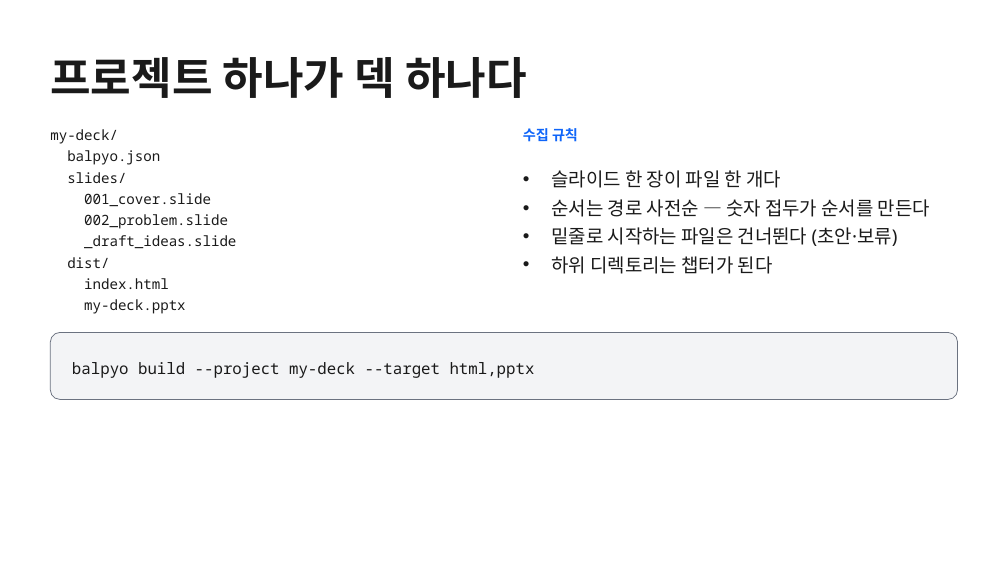
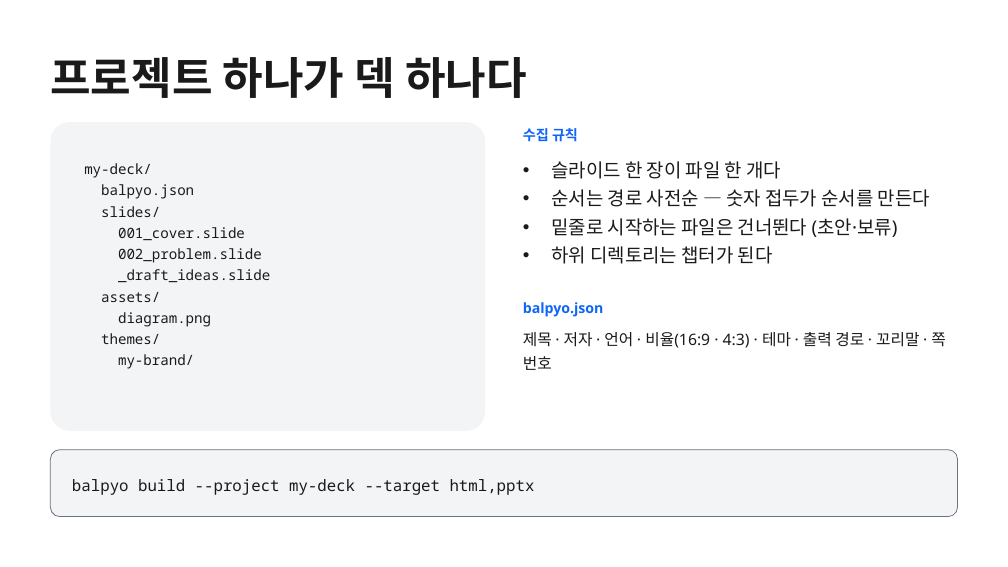
Before and after one commit to k2sebeom/balpyo, a slide deck: slide 5 of examples/showcase/decks/balpyo-intro/balpyo-소개.pptx. Drawn at 1008x567 pixels with LibreOffice and Linux fonts; fonts in the diff are those of the drawing. Boxes give left, top, right and bottom in pixels: in the first picture for what was removed or moved away, otherwise in the second. Text is boxed around its words. In the diff, an @@ line names an element or a change of style, - is before the commit and + after.

```diff
--- a/examples/showcase/decks/balpyo-intro/balpyo-소개.pptx
+++ b/examples/showcase/decks/balpyo-intro/balpyo-소개.pptx
@@ rounded rectangle "my-deck/ balpyo.json slides/ 001_cover.slide 002_problem.sli ...": place and size @@
-rounded rectangle "my-deck/ balpyo.json slides/ 001_cover.slide 002_problem.sli ..." at <box>50,129,236,314</box>
+rounded rectangle "my-deck/ balpyo.json slides/ 001_cover.slide 002_problem.sli ..." at <box>51,123,485,431</box>
@@ rounded rectangle "my-deck/ balpyo.json slides/ 001_cover.slide 002_problem.sli ..." at <box>51,123,485,431</box>: fill none to #F3F4F6 @@
@@ text in rounded rectangle at <box>84,163,270,369</box>: text changed @@
-my-deck/
-balpyo.json
-slides/
-001_cover.slide
-002_problem.slide
-_draft_ideas.slide
-dist/
-index.html
-my-deck.pptx
+my-deck/
+balpyo.json
+slides/
+001_cover.slide
+002_problem.slide
+_draft_ideas.slide
+assets/
+diagram.png
+themes/
+my-brand/
@@ text "슬라이드 한 장이 파일 한 ...": place and size @@
-text "슬라이드 한 장이 파일 한 ..." at <box>551,170,930,274</box>
+text "슬라이드 한 장이 파일 한 ..." at <box>551,161,930,264</box>
@@ text added at <box>523,302,603,317</box>, 13.5 pt, text #0F65F9, bold @@
+balpyo.json
@@ text added at <box>523,332,945,370</box>, 15 pt, text #1A1A1A @@
+제목 · 저자 · 언어 · 비율(16:9 · 4:3) · 테마 · 출력 경로 · 꼬리말 · 쪽 번호
@@ rounded rectangle "balpyo build --project my-deck --target ...": place and size @@
-rounded rectangle "balpyo build --project my-deck --target ..." at <box>51,333,958,400</box>
+rounded rectangle "balpyo build --project my-deck --target ..." at <box>51,450,958,517</box>
```
Also in this commit, not shown: 10 other slides changed, 14 other files.
